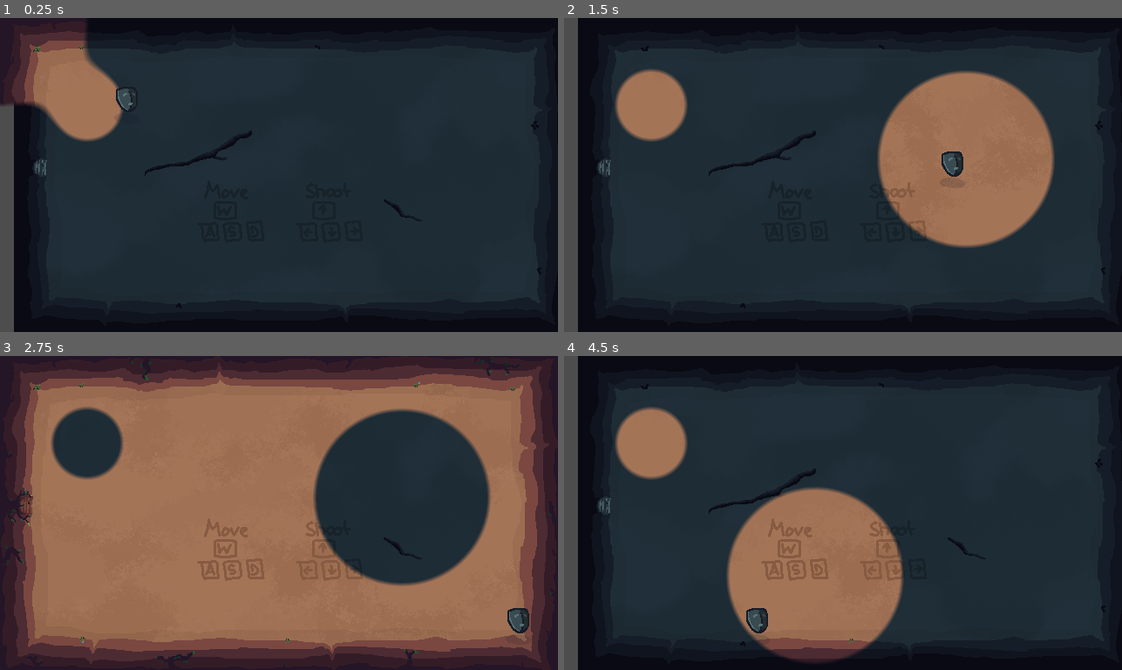
Above: before the commit, frames 1-4 (two rows, left to right).
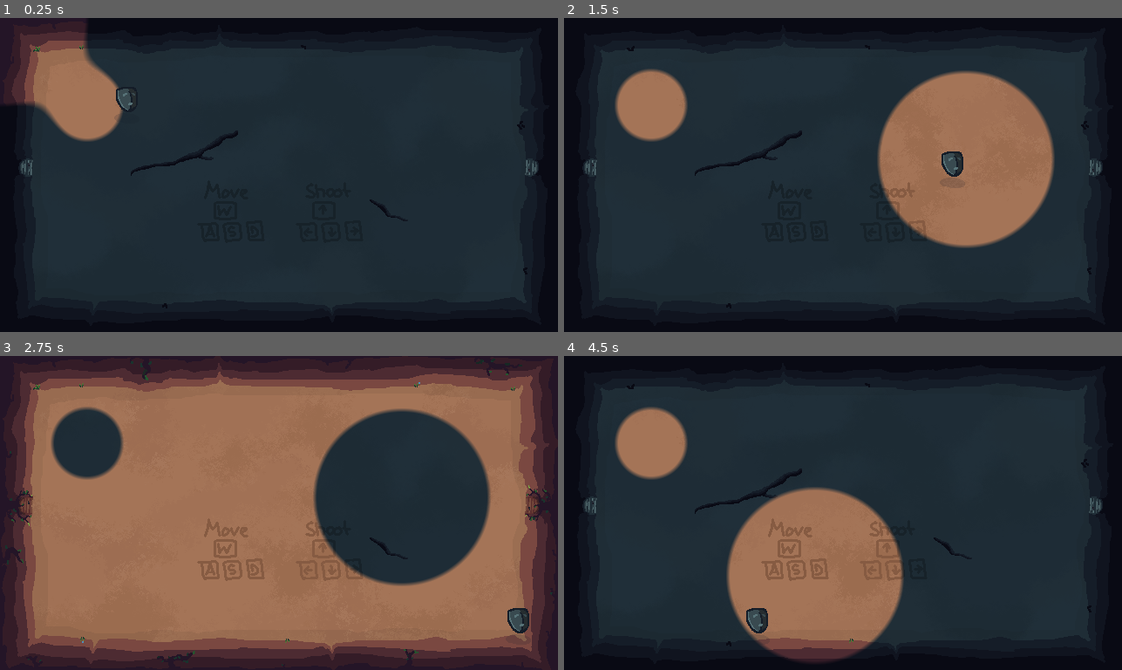
Above: after the commit, the same moments.

Repository: MarcelBlasius/Global-Game-Jam-2026
Game: Godot game, scene res://scenes/bela/bela_test.tscn
The game is run twice, just before and just after one commit, with the same random seed, the same clock (stepped at 60 frames per second) and the same inputs.
Inputs (mouse positions are in pixels of both pictures, inside the frame that each line leads up to):
- Up to frame 1 (0.25 s): no input
- Up to frame 2 (1.5 s): tap Enter at 0.5 s; move the mouse to (965, 159) at 0.52 s; hold D (right) 0.53-1.28 s; tap Shift at 0.6, 1.35 s; click (965, 159) at 0.67 s; move the mouse to (731, 190) at 1.27 s; hold S (down) from 1.28 s (still down)
- Up to frame 3 (2.75 s): move the mouse to (334, 443) at 2.02 s; release S (down) at 2.03 s; hold D (right) from 2.03 s (still down); tap Shift at 2.1 s
- Up to frame 4 (4.5 s): tap Space at 2.75 s; move the mouse to (815, 575) at 2.77 s; release D (right) at 2.78 s; hold Up (shoot up) 2.78-3.53 s; tap Shift at 2.85, 3.6, 4.35 s; click (815, 575) at 2.92 s; tap Enter at 3.5 s; move the mouse to (1010, 560) at 3.52 s; hold A (left) from 3.53 s (still down); move the mouse to (675, 465) at 4.27 s

The runs differ from the first frame. In frame 1, 2.9% of the frame differs, in the area x 0-97%, y 9-100%; in frame 2, 3.6%; in frame 3, 0.3%; in frame 4, 3.7%, in the area x 0-97%, y 0-100%.

Commit message:
Added flower

Diff:
--- a/spectra/scenes/silas/background.tscn
+++ b/spectra/scenes/silas/background.tscn
@@ -8,9 +8,6 @@
 [sub_resource type="RectangleShape2D" id="RectangleShape2D_ci8kt"]
 size = Vector2(36, 360)
 
-[sub_resource type="RectangleShape2D" id="RectangleShape2D_35j2h"]
-size = Vector2(15, 20)
-
 [node name="Background" type="Node2D" unique_id=250843349]
 
 [node name="BackgroundWorld1" type="Node2D" parent="." unique_id=1668724930]
@@ -19,7 +16,7 @@
 position = Vector2(320, 180)
 texture = ExtResource("1_hky1a")
 region_enabled = true
-region_rect = Rect2(0, 0, 640, 360)
+region_rect = Rect2(0, 384, 640, 360)
 
 [node name="Tutorial" type="Sprite2D" parent="BackgroundWorld1" unique_id=1237919311]
 position = Vector2(320, 220)
@@ -33,7 +30,7 @@
 position = Vector2(320, 180)
 texture = ExtResource("1_hky1a")
 region_enabled = true
-region_rect = Rect2(640, 0, 640, 360)
+region_rect = Rect2(656, 384, 640, 360)
 
 [node name="Tutorial" type="Sprite2D" parent="BackgroundWorld2" unique_id=1409494047]
 position = Vector2(320, 220)
@@ -63,10 +60,3 @@
 texture_filter = 1
 position = Vector2(622, 180)
 shape = SubResource("RectangleShape2D_ci8kt")
-
-[node name="DoorCollider" type="StaticBody2D" parent="." unique_id=461436052]
-collision_layer = 0
-
-[node name="Door" type="CollisionShape2D" parent="DoorCollider" unique_id=1307183650]
-position = Vector2(30, 172)
-shape = SubResource("RectangleShape2D_35j2h")
--- a/spectra/scenes/silas/flower.tscn
+++ b/spectra/scenes/silas/flower.tscn
@@ -9,6 +9,13 @@
 [sub_resource type="CurveTexture" id="CurveTexture_hhxuw"]
 curve = SubResource("Curve_fys7m")
 
+[sub_resource type="Gradient" id="Gradient_amfke"]
+colors = PackedColorArray(4.415934, 4.415934, 4.415934, 1, 4.415934, 4.415934, 4.415934, 1)
+
+[sub_resource type="GradientTexture1D" id="GradientTexture1D_fys7m"]
+gradient = SubResource("Gradient_amfke")
+use_hdr = true
+
 [sub_resource type="ParticleProcessMaterial" id="ParticleProcessMaterial_kt4ta"]
 lifetime_randomness = 0.1
 particle_flag_disable_z = true
@@ -19,6 +26,7 @@
 radial_velocity_min = 1.9999776
 radial_velocity_max = 4.9999776
 gravity = Vector3(0, -5, 0)
+color_ramp = SubResource("GradientTexture1D_fys7m")
 alpha_curve = SubResource("CurveTexture_hhxuw")
 
 [node name="Flower" type="Node2D" unique_id=196264919]
--- a/spectra/scenes/silas/test_proportions.tscn
+++ b/spectra/scenes/silas/test_proportions.tscn
@@ -2,12 +2,17 @@
 
 [ext_resource type="PackedScene" uid="uid://bv25mwaky7njn" path="res://scenes/silas/background.tscn" id="1_kse60"]
 [ext_resource type="PackedScene" uid="uid://cvq60bc51xilo" path="res://scenes/player.tscn" id="2_ixgpg"]
+[ext_resource type="PackedScene" uid="uid://c8f3q1vvtl1p2" path="res://scenes/silas/flower.tscn" id="3_ixgpg"]
 
 [node name="TestProportions" type="Node2D" unique_id=737991173]
 
 [node name="Background" parent="." unique_id=250843349 instance=ExtResource("1_kse60")]
 
+[node name="Flower" parent="." unique_id=196264919 instance=ExtResource("3_ixgpg")]
+position = Vector2(128, 141)
+
 [node name="player" parent="." unique_id=472819889 instance=ExtResource("2_ixgpg")]
+physics_interpolation_mode = 0
 position = Vector2(316, 171)
 speed = 200
 
Binary file changed: spectra/ressources/spritesheet.png
